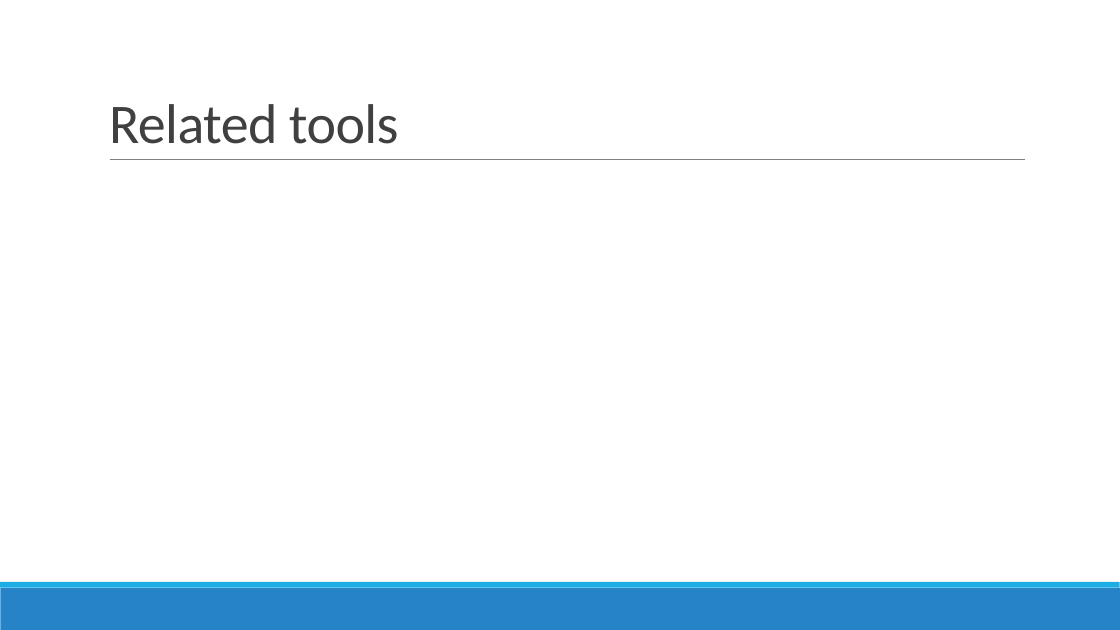
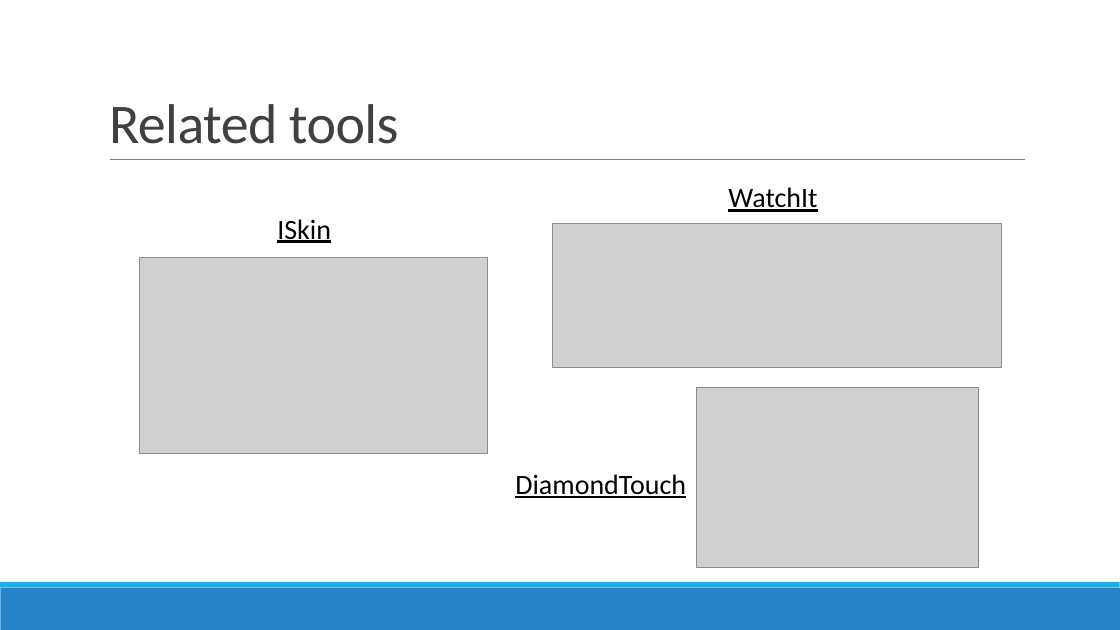
Before and after one commit to SweetyGott/HCIMonster, a slide deck: slide 5 of TechWatch/TechWatchSkinTrack.pptx. Drawn at 1120x630 pixels with LibreOffice and Linux fonts; fonts in the diff are those of the drawing; grey boxes stand for pictures. Boxes give left, top, right and bottom in pixels: in the first picture for what was removed or moved away, otherwise in the second. Text is boxed around its words. In the diff, an @@ line names an element or a change of style, - is before the commit and + after.

Commit message:
Related Tools in presentation

```diff
--- a/TechWatch/TechWatchSkinTrack.pptx
+++ b/TechWatch/TechWatchSkinTrack.pptx
@@ text added at box(728, 187, 817, 212), 24 pt, text #000000, underline @@
+WatchIt
@@ text added at box(277, 219, 331, 243), 24 pt, text #000000, underline @@
+ISkin
@@ picture added at box(553, 223, 1002, 367) @@
@@ picture added at box(139, 258, 487, 454) @@
@@ picture added at box(697, 388, 980, 568) @@
@@ text added at box(515, 474, 686, 498), 24 pt, text #000000, underline @@
+DiamondTouch
```
Also in this commit, not shown: 1 slide added, 1 slide removed.
